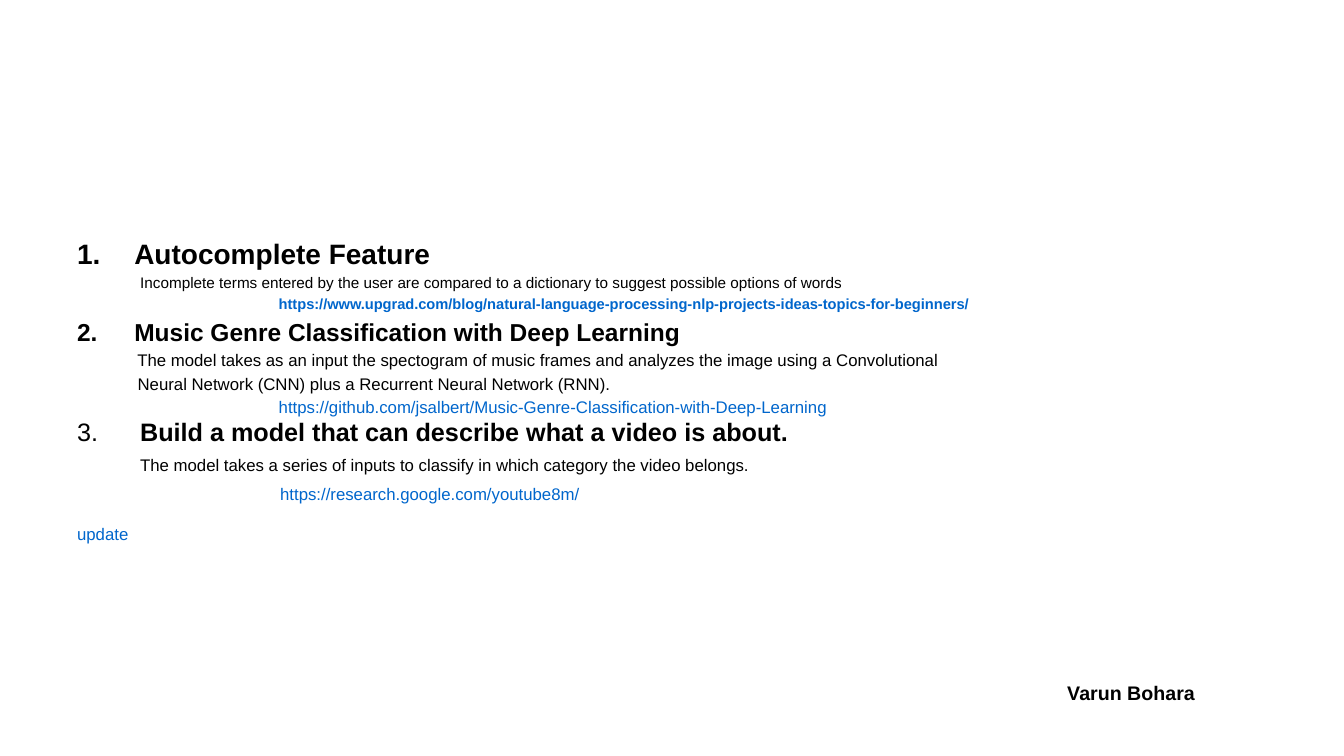
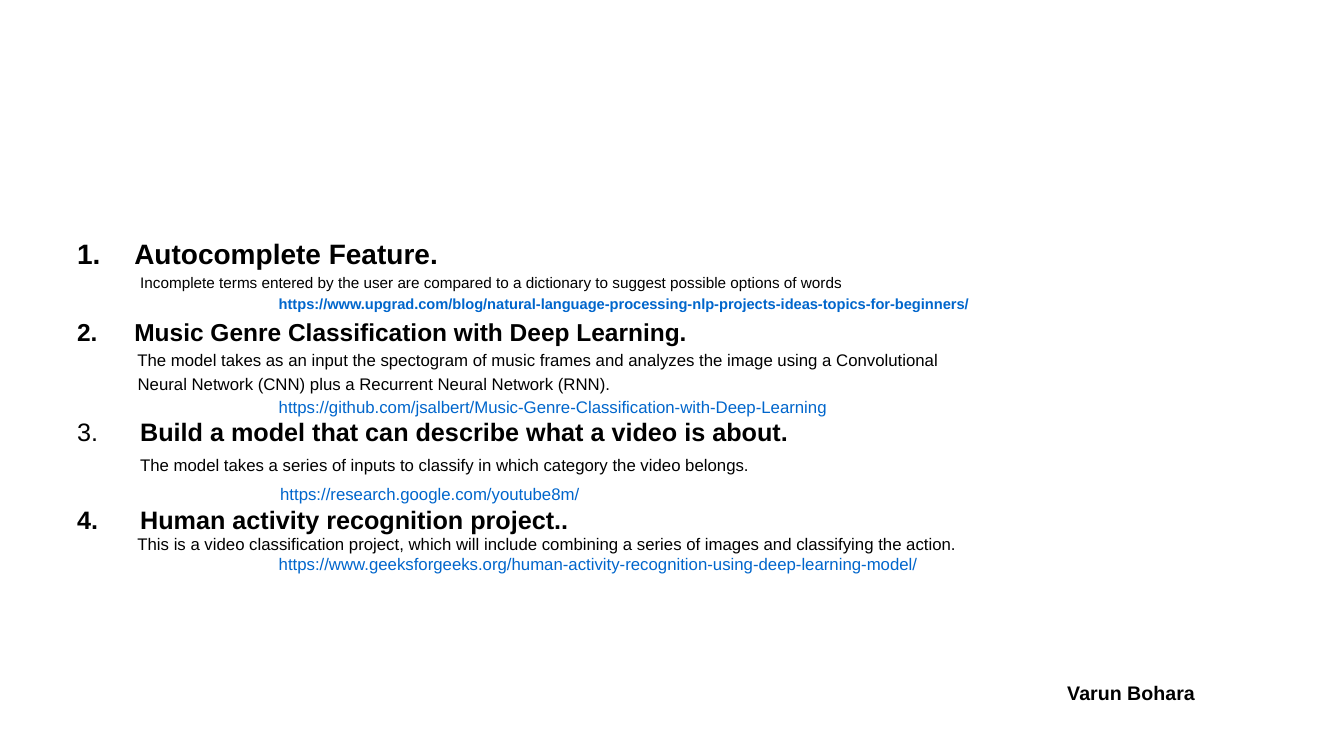
Before and after one commit to VarunBohara/Mini-Project-Documents, a slide deck: slide 2 of IDEAS FOR PROBLEM STATEMENT.2.pptx. Drawn at 1344x756 pixels with LibreOffice and Linux fonts; fonts in the diff are those of the drawing; background and template pictures are left out. Boxes give left, top, right and bottom in pixels: in the first picture for what was removed or moved away, otherwise in the second. Text is boxed around its words. In the diff, an @@ line names an element or a change of style, - is before the commit and + after.

```diff
--- a/IDEAS FOR PROBLEM STATEMENT.2.pptx
+++ b/IDEAS FOR PROBLEM STATEMENT.2.pptx
@@ text at box(134, 243, 438, 270): text changed @@
-1. Autocomplete Feature
+1. Autocomplete Feature.
@@ text at box(134, 323, 686, 347): text changed @@
-2. Music Genre Classification with Deep Learning
+2. Music Genre Classification with Deep Learning.
@@ text at box(77, 510, 955, 574): text changed; text colour #0066CC to #000000 @@
-update
+4. Human activity recognition project..
+This is a video classification project, which will include combining a series of images and classifying the action.
+https://www.geeksforgeeks.org/human-activity-recognition-using-deep-learning-model/
```
